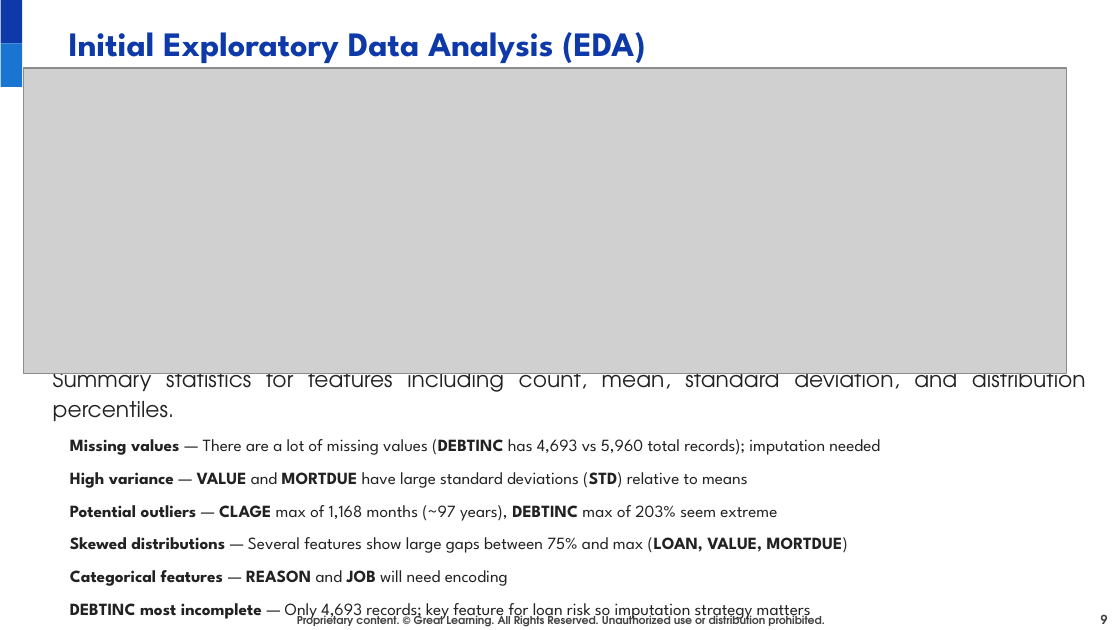
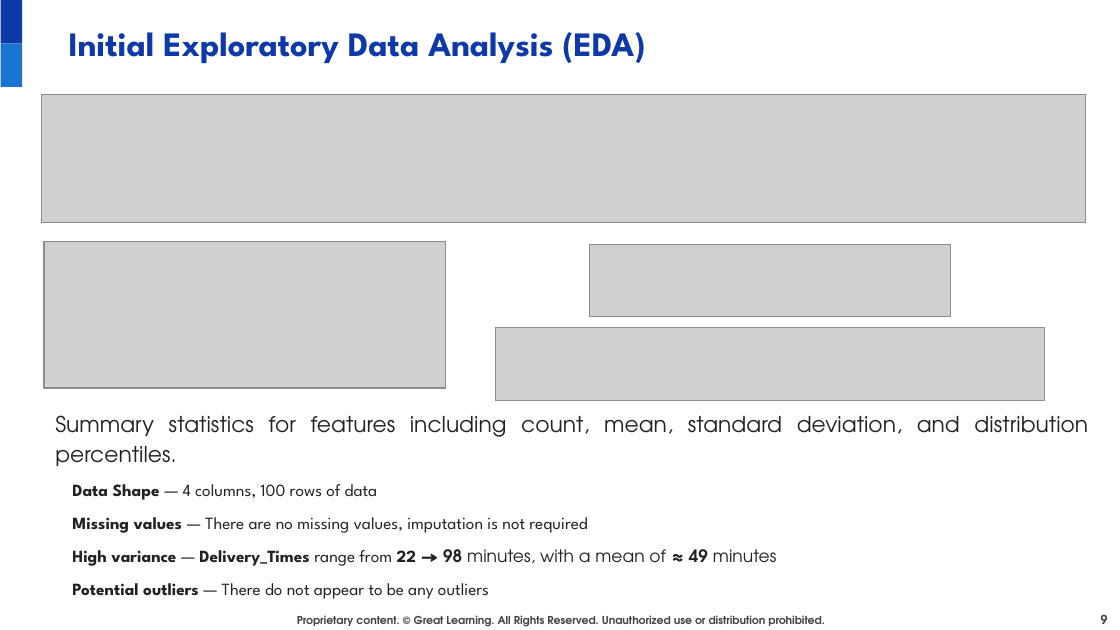
Before and after one commit to juanbucz/GreatLearning-TermProjects, a slide deck: slide 9 of GenAI-Powered Food Delivery Sentiment Analysis/Project Presentation - Business Applications of GenAI - John Buczkowski.pptx. Drawn at 1120x630 pixels with LibreOffice and Linux fonts; fonts in the diff are those of the drawing; grey boxes stand for pictures; background and template pictures are left out. Boxes give left, top, right and bottom in pixels: in the first picture for what was removed or moved away, otherwise in the second. Text is boxed around its words. In the diff, an @@ line names an element or a change of style, - is before the commit and + after.

Commit message:
GenAI - Food Delivery Sentiment Analysis - Added EDA and Ground Truth.

```diff
--- a/GenAI-Powered Food Delivery Sentiment Analysis/Project Presentation - Business Applications of GenAI - John Buczkowski.pptx
+++ b/GenAI-Powered Food Delivery Sentiment Analysis/Project Presentation - Business Applications of GenAI - John Buczkowski.pptx
@@ picture removed at (24,68,1067,374) @@
@@ picture added at (41,94,1085,222) @@
@@ picture added at (44,242,445,389) @@
@@ picture added at (590,244,951,317) @@
@@ picture added at (496,328,1045,401) @@
@@ text "Summary statistics for features including ...": place and size @@
-text "Summary statistics for features including ..." at (53,364,1086,621)
+text "Summary statistics for features including ..." at (55,415,1088,599)
@@ text at (72,484,777,599): text changed @@
-Missing values — There are a lot of missing values (DEBTINC has 4,693 vs 5,960 total records); imputation needed
-High variance — VALUE and MORTDUE have large standard deviations (STD) relative to means
-Potential outliers — CLAGE max of 1,168 months (~97 years), DEBTINC max of 203% seem extreme
-Skewed distributions — Several features show large gaps between 75% and max (LOAN, VALUE, MORTDUE)
-Categorical features — REASON and JOB will need encoding
-DEBTINC most incomplete — Only 4,693 records; key feature for loan risk so imputation strategy matters
+Data Shape — 4 columns, 100 rows of data
+Missing values — There are no missing values, imputation is not required
+High variance — Delivery_Times range from 22 → 98 minutes, with a mean of ≈ 49 minutes
+Potential outliers — There do not appear to be any outliers
```
Also in this commit, not shown: 1 other slide changed, 3 slides added, 1 slide removed, 1 other file.
